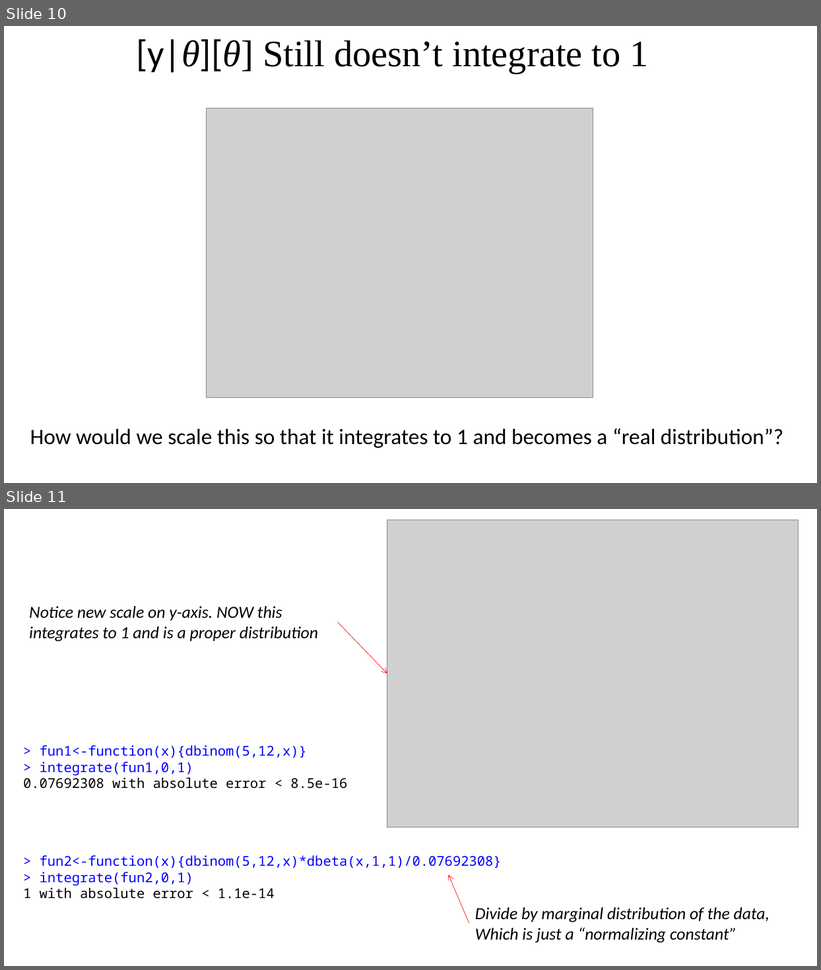
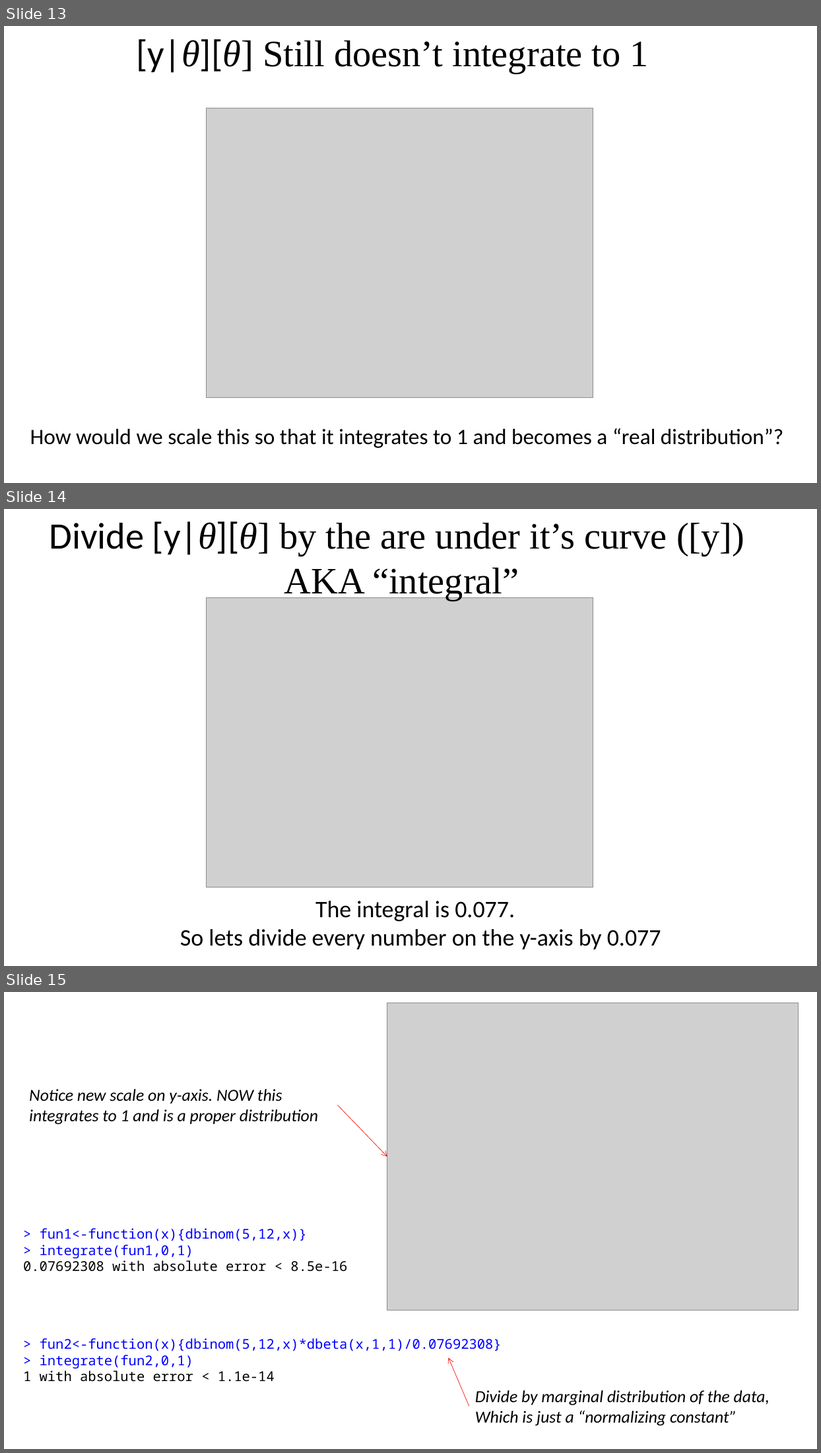
Before and after one commit to taaltree/FW536, a slide deck: Day4_Likelihood_BayesI/FW536_Day4_Afternoon_BayesI_nosoln_accessible.pptx. Shown one above the other, each under a label of ours: slides 10 and 11 before the commit, slides 13, 14 and 15 after it. The pictures are 821x970 and 821x1453 pixels, drawn with LibreOffice and Linux fonts; fonts in the diff are those of the drawing; grey boxes stand for pictures. Boxes give left, top, right and bottom in pixels: in the first picture for what was removed or moved away, otherwise in the second. Text is boxed around its words. In the diff, an @@ line names an element or a change of style, - is before the commit and + after.

```diff
--- a/Day4_Likelihood_BayesI/FW536_Day4_Afternoon_BayesI_nosoln_accessible.pptx
+++ b/Day4_Likelihood_BayesI/FW536_Day4_Afternoon_BayesI_nosoln_accessible.pptx
@@ slide 14 added at [4,509,817,966], background #FFFFFF @@
@@ text added at [49,522,745,601], 44 pt, text #000000 @@
+Divide [y|θ][θ] by the are under it’s curve ([y])
+AKA “integral”
@@ picture added at [207,597,593,887] @@
@@ text added at [180,901,661,950], 28 pt, text #000000 @@
+The integral is 0.077.
+So lets divide every number on the y-axis by 0.077
@@ what was slide 10 is now slide 13 @@
@@ what was slide 11 is now slide 15 @@
```
Also in this commit, not shown: 1 slide changed, 4 other slides added, 8 other files.
